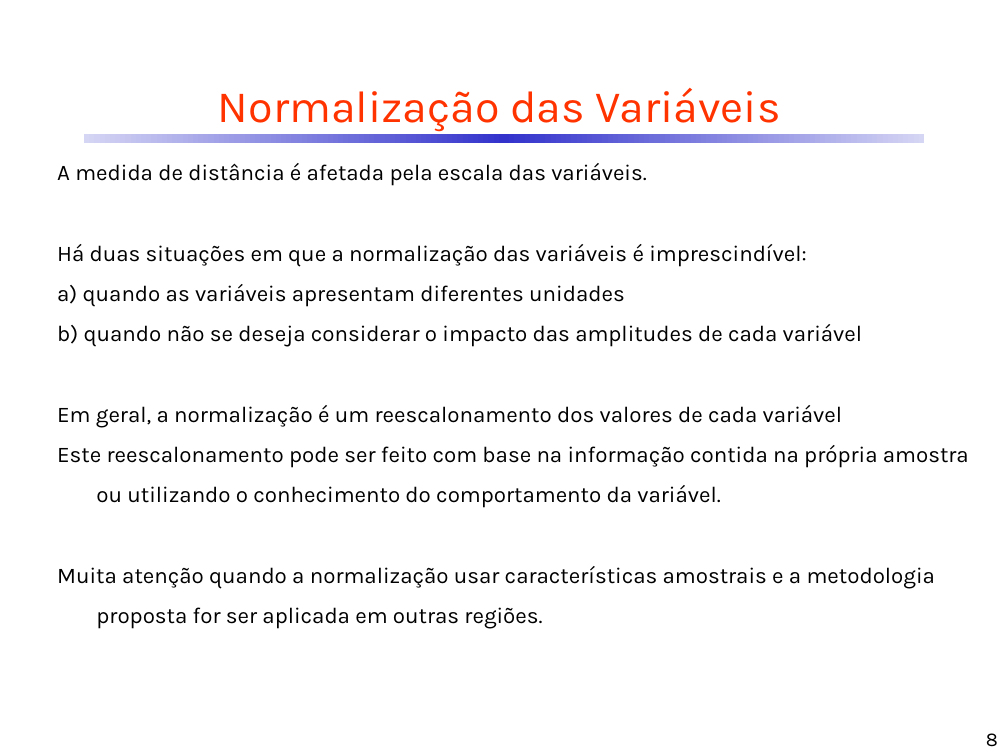
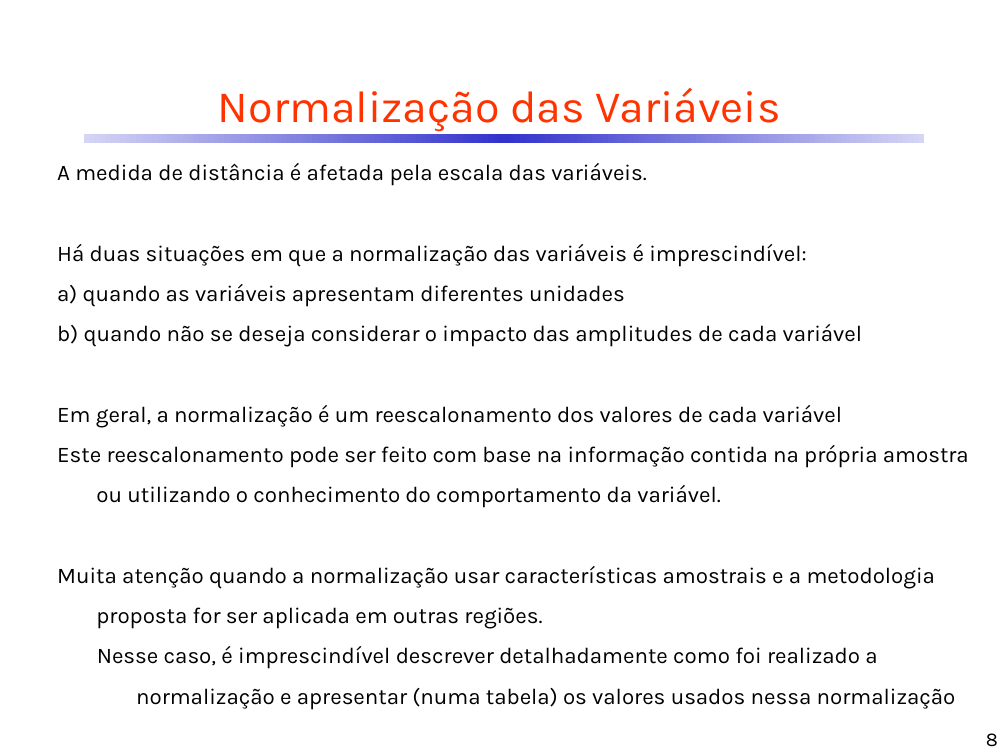
Before and after one commit to CDRenno/Estatistica, a slide deck: slide 8 of ppt/13AAgrup.pptx. Drawn at 1008x756 pixels with LibreOffice and Linux fonts; fonts in the diff are those of the drawing. Boxes give left, top, right and bottom in pixels: in the first picture for what was removed or moved away, otherwise in the second. Text is boxed around its words. In the diff, an @@ line names an element or a change of style, - is before the commit and + after.

```diff
--- a/ppt/13AAgrup.pptx
+++ b/ppt/13AAgrup.pptx
@@ text at (97,646,956,710): paragraph added @@
+Nesse caso, é imprescindível descrever detalhadamente como foi realizado a normalização e apresentar (numa tabela) os valores usados nessa normalização
```
Also in this commit, not shown: 17 other slides changed, 1 other file.
